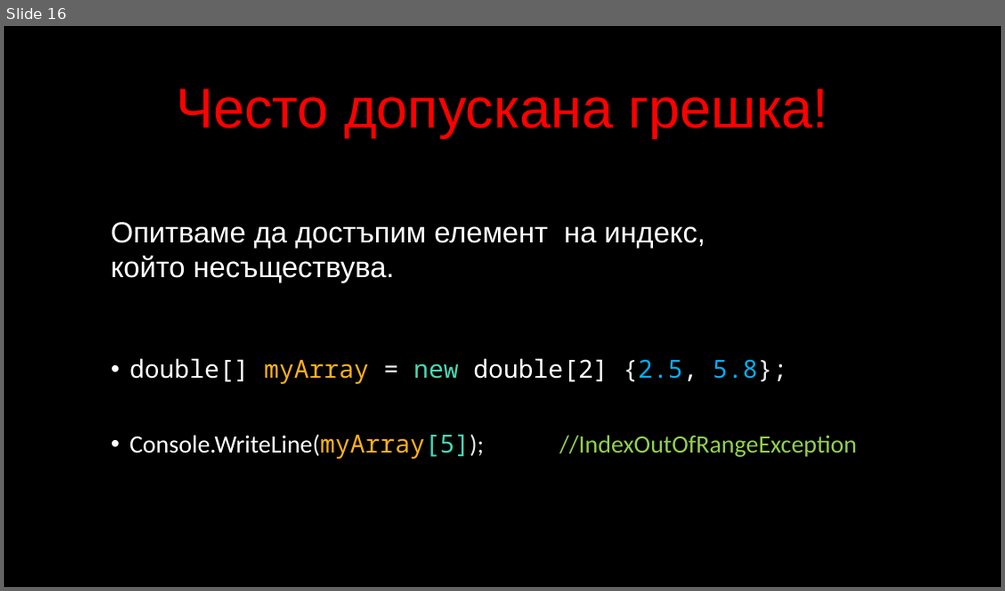
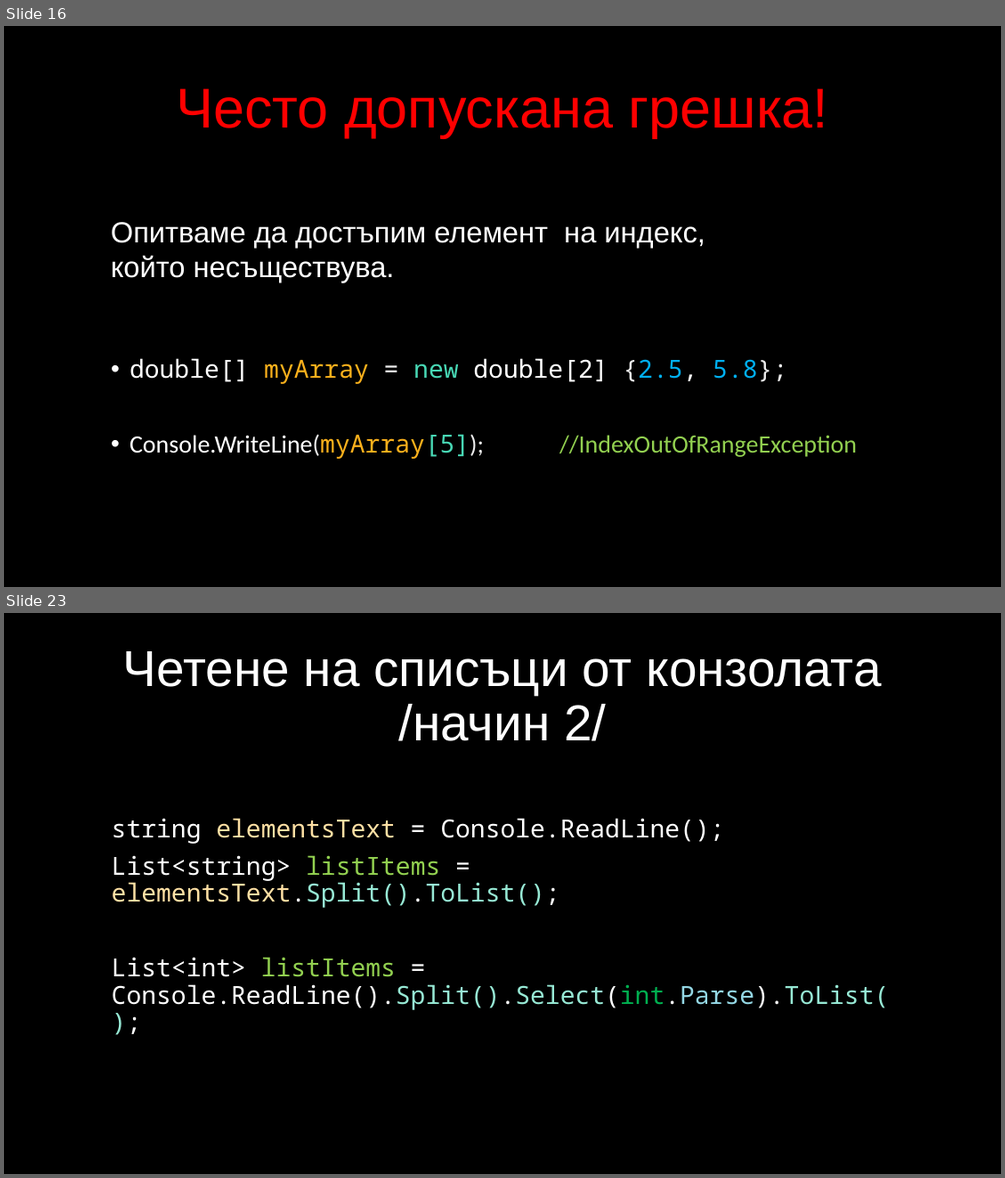
Before and after one commit to velizar92/CSharp-Programming-Presentations, a slide deck: C# Intermediate.pptx. Shown one above the other, each under a label of ours: slide 16 before the commit, slides 16 and 23 after it; the slides between them are not shown. The pictures are 1005x591 and 1005x1178 pixels, drawn with LibreOffice and Linux fonts; fonts in the diff are those of the drawing; background and template pictures are left out. Boxes give left, top, right and bottom in pixels: in the first picture for what was removed or moved away, otherwise in the second. Text is boxed around its words. In the diff, an @@ line names an element or a change of style, - is before the commit and + after.

Commit message:
C# Intermediate: List slides

```diff
--- a/C# Intermediate.pptx
+++ b/C# Intermediate.pptx
@@ slide 23 added at [4, 613, 1001, 1174], background picture (left out) @@
@@ title added at [123, 651, 882, 741], 48.6 pt, text #FFFFFF @@
+Четене на списъци от конзолата
+/начин 2/
@@ text added at [112, 818, 890, 1010], 24 pt, text #FFFFFF @@
+string elementsText = Console.ReadLine();
+List<string> listItems = elementsText.Split().ToList();
+List<int> listItems = Console.ReadLine().Split().Select(int.Parse).ToList();
```
Also in this commit, not shown: 1 slide changed, 7 other slides added.
